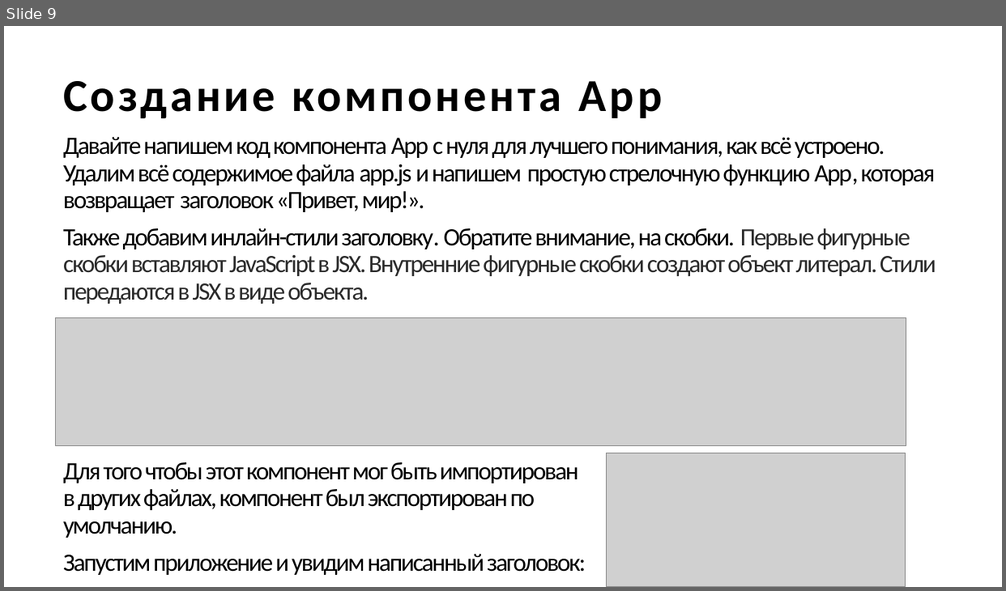
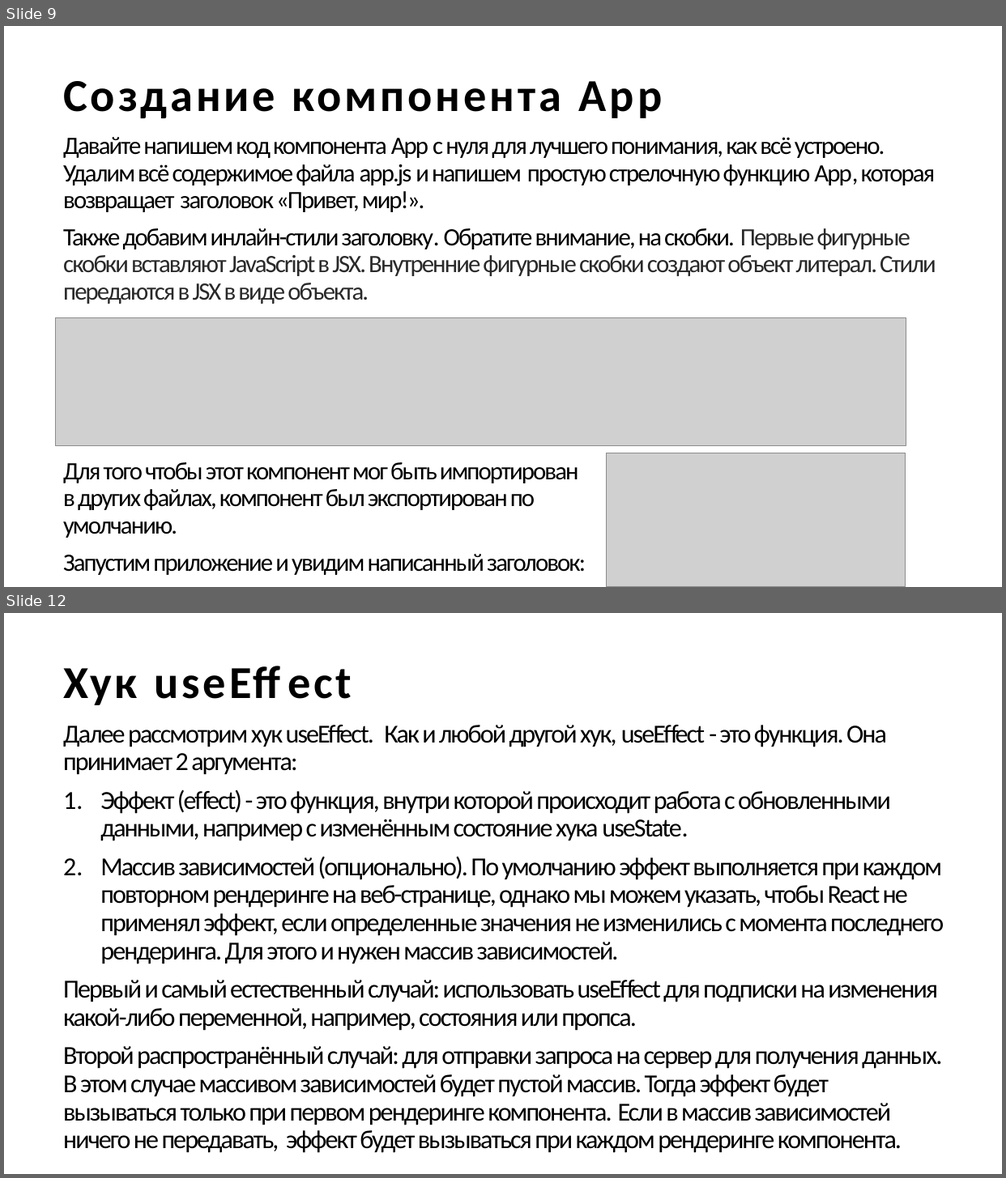
Before and after one commit to descenty/IPPO-3-sem, a slide deck: Введение в React.pptx. Shown one above the other, each under a label of ours: slide 9 before the commit, slides 9 and 12 after it; the slides between them are not shown. The pictures are 1006x591 and 1006x1178 pixels, drawn with LibreOffice and Linux fonts; fonts in the diff are those of the drawing; grey boxes stand for pictures. Boxes give left, top, right and bottom in pixels: in the first picture for what was removed or moved away, otherwise in the second. Text is boxed around its words. In the diff, an @@ line names an element or a change of style, - is before the commit and + after.

Commit message:
add react pptx

```diff
--- a/Введение в React.pptx
+++ b/Введение в React.pptx
@@ slide 12 added at [4,613,1002,1174], background #FFFFFF @@
@@ text added at [63,725,944,1153], 25 pt, text #000000 @@
+Далее рассмотрим хук useEffect. Как и любой другой хук, useEffect - это функция. Она принимает 2 аргумента:
+1. Эффект (effect) - это функция, внутри которой происходит работа с обновленными данными, например с изменённым состояние хука useState.
+2. Массив зависимостей (опционально). По умолчанию эффект выполняется при каждом повторном рендеринге на веб-странице, однако мы можем указать, чтобы React не применял эффект, если определенные значения не изменились с момента последнего рендеринга. Для этого и нужен массив зависимостей.
+Первый и самый естественный случай: использовать useEffect для подписки на изменения какой-либо переменной, например, состояния или пропса.
+Второй распространённый случай: для отправки запроса на сервер для получения данных. В этом случае массивом зависимостей будет пустой массив. Тогда эффект будет вызываться только при первом рендеринге компонента. Если в массив зависимостей ничего не передавать, эффект будет вызываться при каждом рендеринге компонента.
@@ title added at [251,725,374,747], 44 pt, text #000000, bold @@
+Хук useEffect
```
Also in this commit, not shown: 3 slides changed, 9 other slides added, 21 other files.
